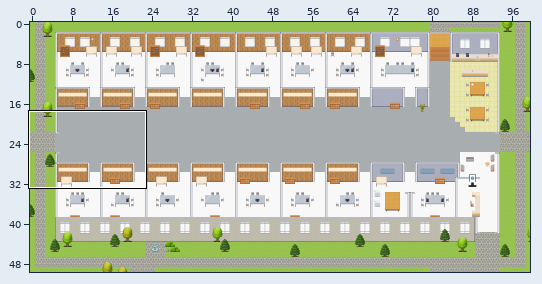
One commit to this Tiled map (JSON): maps/Enterprise-Data-Analytics-Platform.tmj. The picture above shows the old version from afar; the outline marks the close-up.
Close-up. Before the commit:
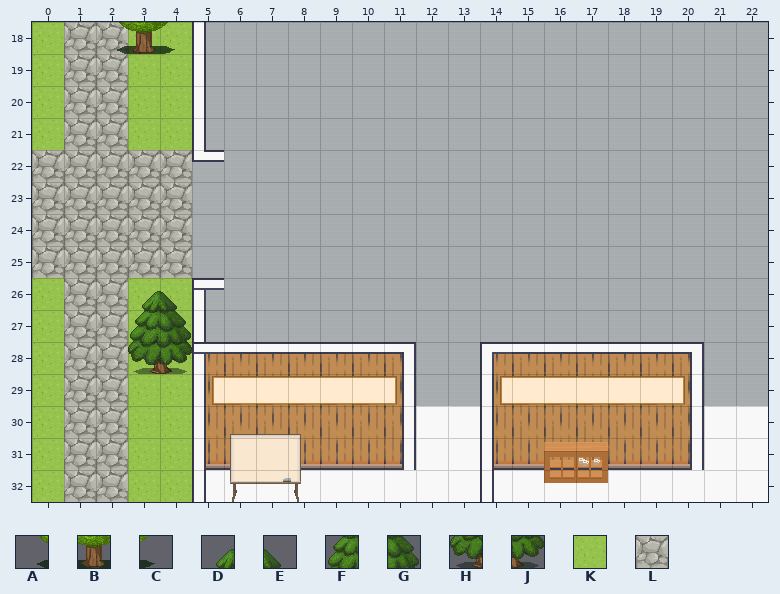
Cells are 32x32 px. Shown: x 0..22, y 18..32. The commit also changed other parts of the map, which this record leaves out.
Key: from "Exterior": A 128, B 129, C 130, D 275, E 276, F 300, G 301, H 325, J 326, K 629, L 638.
_ is an empty cell, # one hidden under a higher layer.
Layers that did not change in this view are not listed.
Layer "outside" before, first column x 0:
18 KLLKK##################
19 #LL####################
20 #LL####################
21 #######################
22 LLLLL##################
23 #LL####################
24 #######################
25 #######################
26 KLLKK##################
27 KLLKK##################
28 KLLKK##################
29 KLLKK##################
30 KLLKK##################
31 KLLKK##################
32 KLLKK##################
Layer "trees" before, first column x 0:
18 __ABC__________________
19 K__KK__________________
20 K__KK__________________
21 KLLKK__________________
22 _______________________
23 L__LL__________________
24 LLLLL__________________
25 LLLLL__________________
26 ___DE__________________
27 ___FG__________________
28 ___HJ__________________
29 _______________________
30 _______________________
31 _______________________
32 _______________________
The same view after the edit:
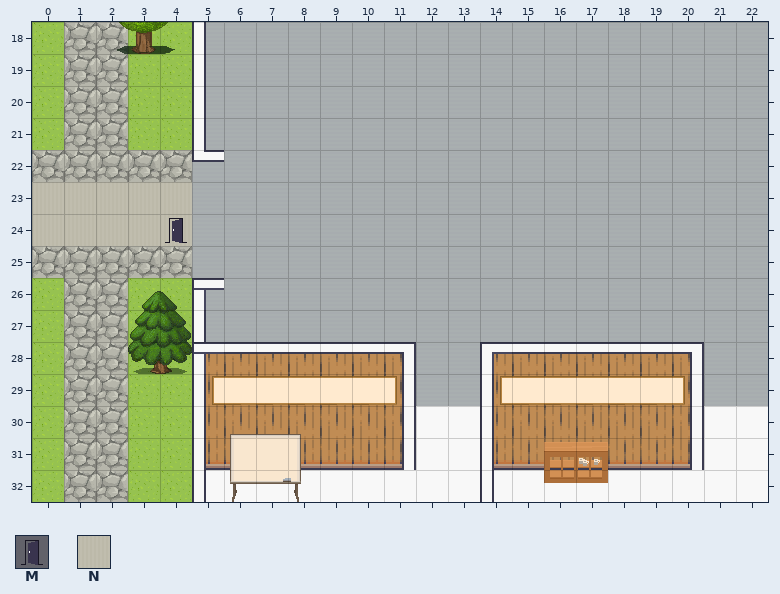
Further tiles: from "User_Zones": M 65; from "room2": N 328.
What changed:
Layer "outside":
y 23: x 0..4 #LL## -> NNNNN
y 24: x 0..4 ##### -> NNNNN
Layer "trees":
y 23: x 0 L -> _; x 3..4 LL -> __
y 24: x 0..4 LLLLL -> _____
Layer "zones":
y 24: x 4 _ -> M
Pixel boxes of the changes (left, top, right, bottom) in both close-ups:
changed: (32, 182, 192, 246)
